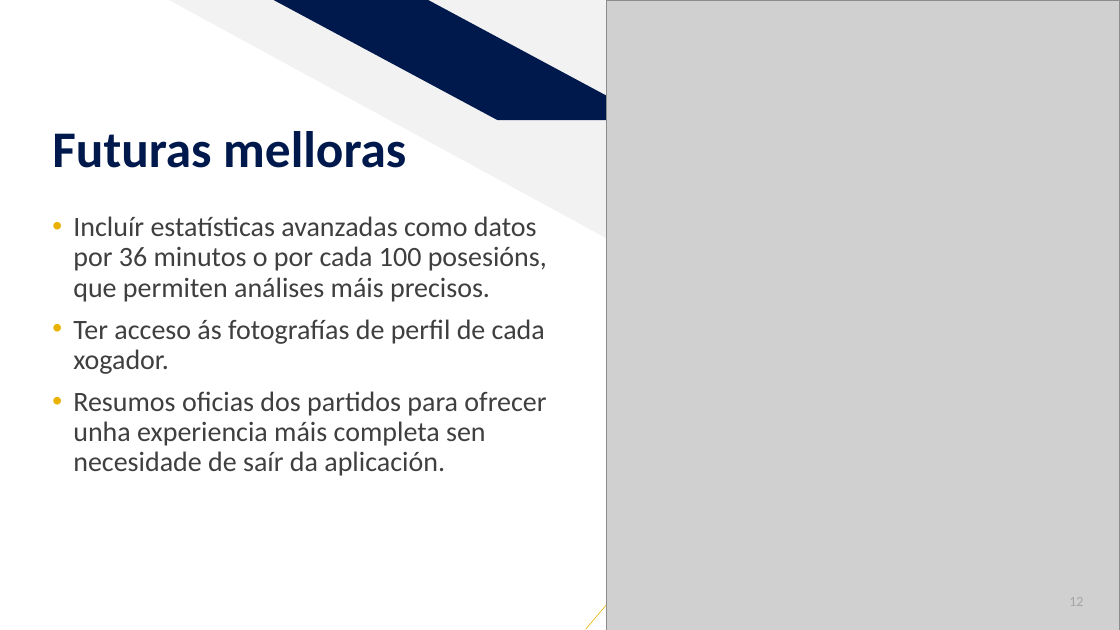
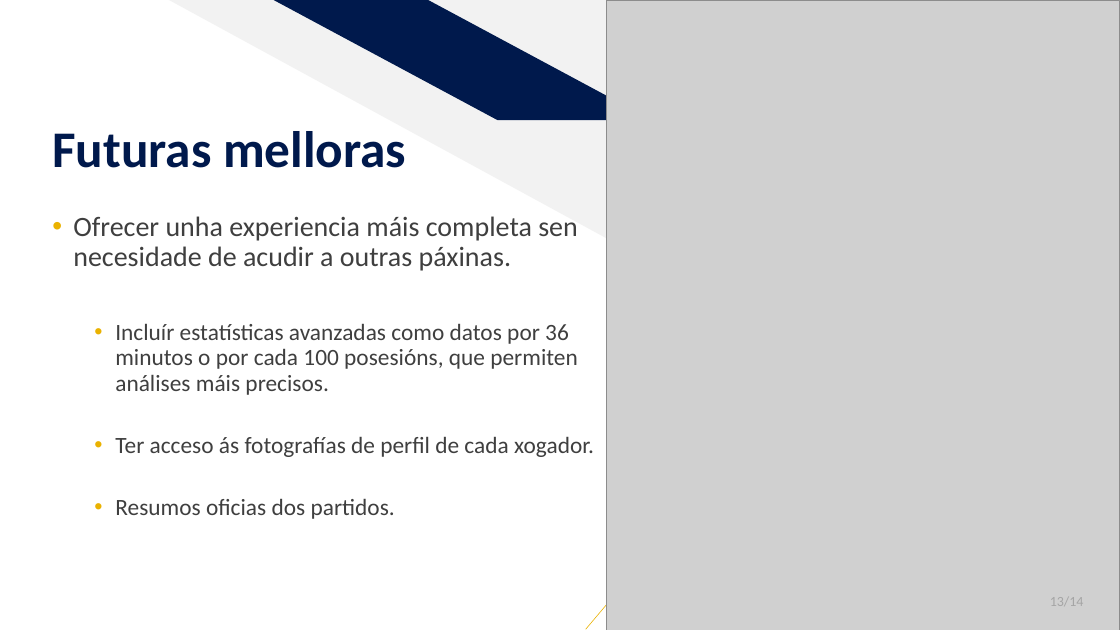
Before and after one commit to dbb-01/CanastraApp, a slide deck: slide 13 of Proxecto.pptx (slide 12 before the commit). Drawn at 1120x630 pixels with LibreOffice and Linux fonts; fonts in the diff are those of the drawing; grey boxes stand for pictures. Boxes give left, top, right and bottom in pixels: in the first picture for what was removed or moved away, otherwise in the second. Text is boxed around its words. In the diff, an @@ line names an element or a change of style, - is before the commit and + after.

```diff
--- a/Proxecto.pptx
+++ b/Proxecto.pptx
@@ text at <box>73,216,578,271</box>: paragraph added @@
+• Ofrecer unha experiencia máis completa sen necesidade de acudir a outras páxinas.
@@ text at <box>115,324,594,457</box>: size 24 to 20 pt in "Incluír estatísticas avanzadas como datos por 36 ...", "Ter acceso ás fotografías de perfil de ..."; list level 1 to 2 in "Incluír estatísticas avanzadas como datos ..."; list level 1 to 2 in "Ter acceso ás fotografías de ..." @@
@@ text at <box>115,499,395,519</box>: text changed; size 24 to 20 pt @@
-• Resumos oficias dos partidos para ofrecer unha experiencia máis completa sen necesidade de saír da aplicación.
+  • Resumos oficias dos partidos.
@@ page number at <box>1050,597,1084,606</box>: text changed @@
-12
+13/14
```
Also in this commit, not shown: 11 other slides changed, 2 slides added, 1 slide removed.
